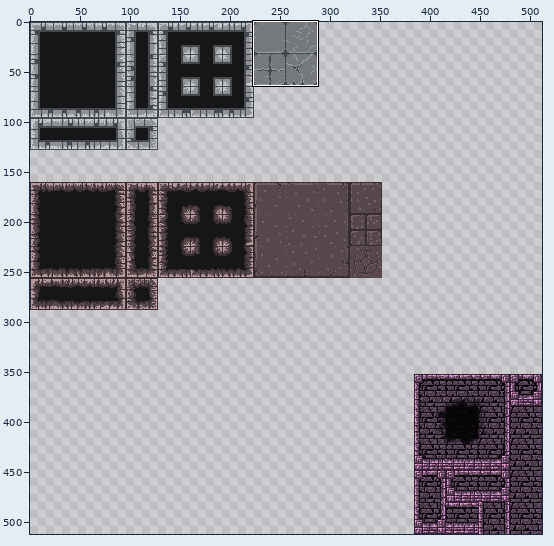
One commit to this sprite sheet: core/assets/tileset/tilemap.png. Above, an overview of the earlier version with the close-up marked.
Close-up. As it was:
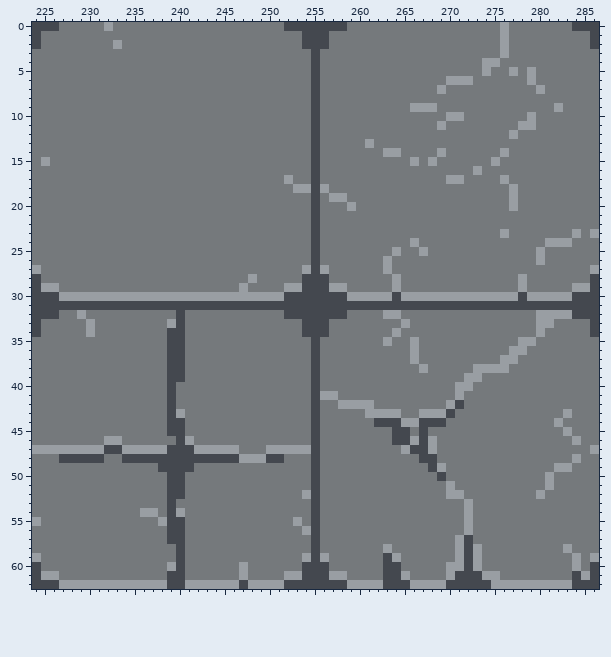
The file is 512x512 pixels. Colours within 5 levels of each other are drawn and written as one. Shown: x 224..286, y 0..62. The commit also changed other parts of the picture, which this record leaves out.
After the commit:
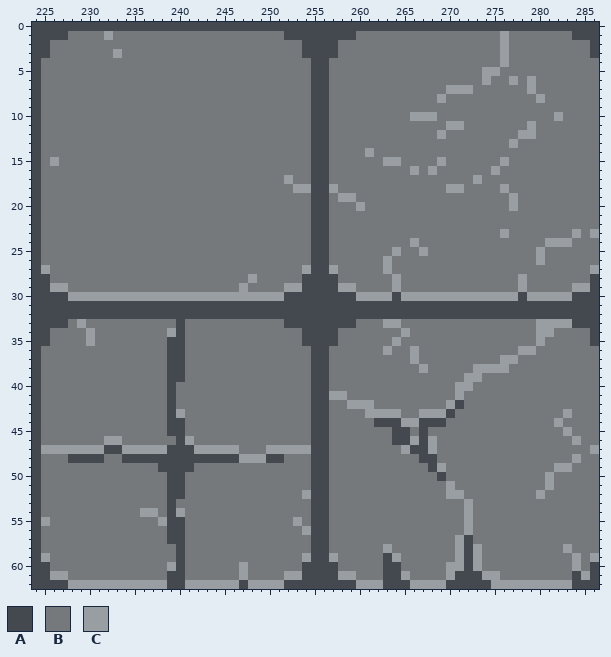
Palette (. is transparent): A #44484f  B #75797c  C #999ea3
From old to new:
The author changed colour B to colour A in row 0 at x 227 to 231, 233 to 251, 259 to 275 and 277 to 283; in row 1 at x 225 to 227, 252 to 253, 257 to 259 and 284 to 285; in row 2 at x 225 and 257; in row 3 at x 224 to 225, 254, 256 to 257 and 286; in rows 4 to 17 at x 224 and 256; in row 18 at x 224.
The author changed colour B to colour A in rows 19 to 26 at x 224 and 256; in row 28 at x 225 and 257; in row 32 at x 227 to 228, 230 to 239, 241 to 251, 259 to 262 and 265 to 279; in row 33 at x 225 to 227, 252 to 253, 257 to 259 and 284 to 285; in row 34 at x 225 and 257; in row 35 at x 224 to 225, 254, 256 to 257 and 286.
The author changed colour B to colour A in rows 36 to 40 at x 224 and 256; in row 41 at x 224; in rows 42 to 46 at x 224 and 256; in row 47 at x 256; in rows 48 to 54 at x 224 and 256; in row 55 at x 256.
The author changed colour B to colour A in rows 56 to 58 at x 224 and 256; in row 60 at x 225 and 257.
The author changed colour C to colour A in row 0 at x 232 and 276; in row 18 at x 256; in row 27 at x 224 and 256; in row 29 at x 225 and 257; in row 30 at x 227 and 259; in row 32 at x 229, 263 to 264 and 280 to 283.
The author changed colour C to colour A in row 41 at x 256; in row 47 at x 224; in row 55 at x 224; in row 59 at x 224 and 256; in row 61 at x 225 and 257; in row 62 at x 227 and 259.
The author changed colour A to colour B in row 48 at x 227.
The author changed colour C to colour B in row 2 at x 233; in row 4 at x 274 to 275; in row 5 at x 277 and 279; in row 6 at x 270 to 272; in row 7 at x 269 and 280; in row 9 at x 266 to 268 and 282.
The author changed colour C to colour B in row 10 at x 270 to 271 and 279; in row 11 at x 269 and 278; in row 12 at x 277; in row 13 at x 261; in row 14 at x 263 to 264, 269 and 276; in row 15 at x 225, 266, 268 and 275.
The author changed colour C to colour B in row 16 at x 273; in row 17 at x 270 to 271 and 276; in row 18 at x 277; in row 19 at x 257; in row 20 at x 259; in row 33 at x 230, 239 and 265.
The author changed colour C to colour B in row 34 at x 264; in row 35 at x 263, 266 and 278 to 279; in row 36 at x 277; in row 42 at x 258.
The author changed colour A to colour C in row 34 at x 239.
The author changed colour B to colour C in row 1 at x 232; in row 3 at x 233; in row 4 at x 276; in row 5 at x 275; in row 6 at x 274 and 277; in row 7 at x 270 to 272 and 279.
The author changed colour B to colour C in row 8 at x 269 and 280; in row 10 at x 266 to 268 and 282; in row 11 at x 270 to 271; in row 12 at x 269 and 278 to 279; in row 13 at x 277; in row 14 at x 261.
The author changed colour B to colour C in row 15 at x 226, 263 to 264, 269 and 276; in row 16 at x 266, 268 and 275; in row 17 at x 273; in row 18 at x 257, 270 to 271 and 276; in row 19 at x 259; in row 20 at x 260.
The author changed colour B to colour C in row 27 at x 225 and 257; in row 29 at x 227 and 259; in row 33 at x 229, 263 to 264 and 282 to 283; in row 34 at x 265 and 281; in row 35 at x 230, 264 and 280; in row 36 at x 263 and 279.
The author changed colour B to colour C in row 41 at x 258; in row 55 at x 225; in row 59 at x 225 and 257; in row 61 at x 227 and 259.
